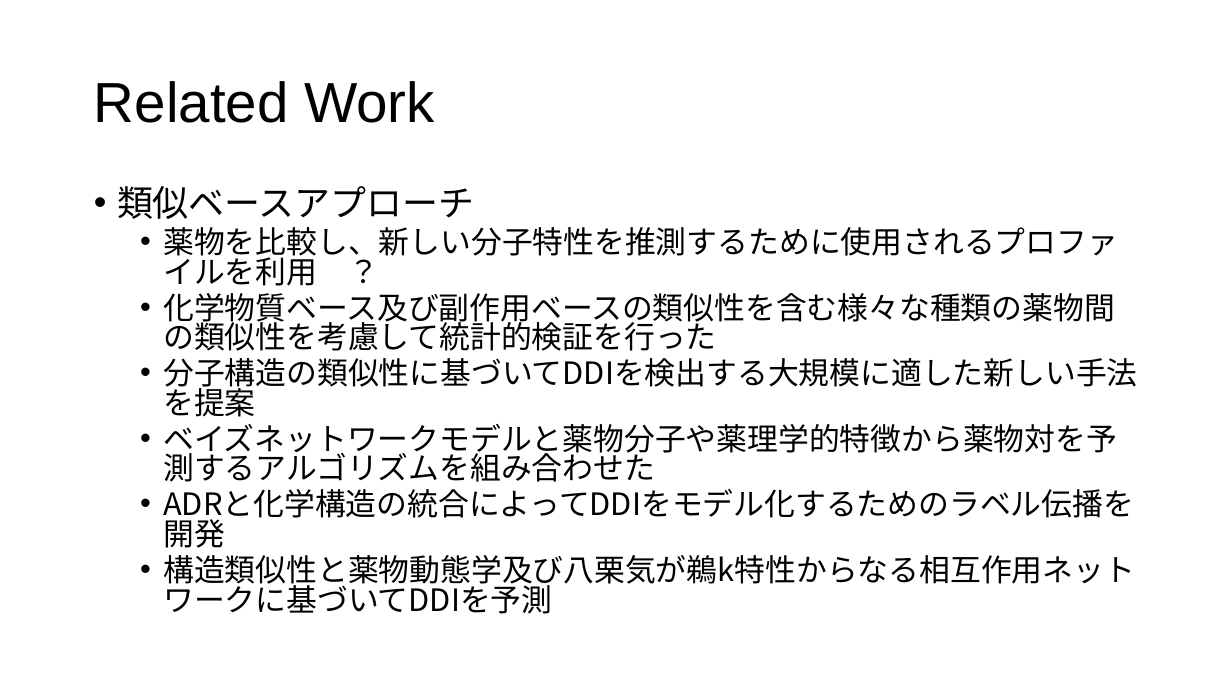
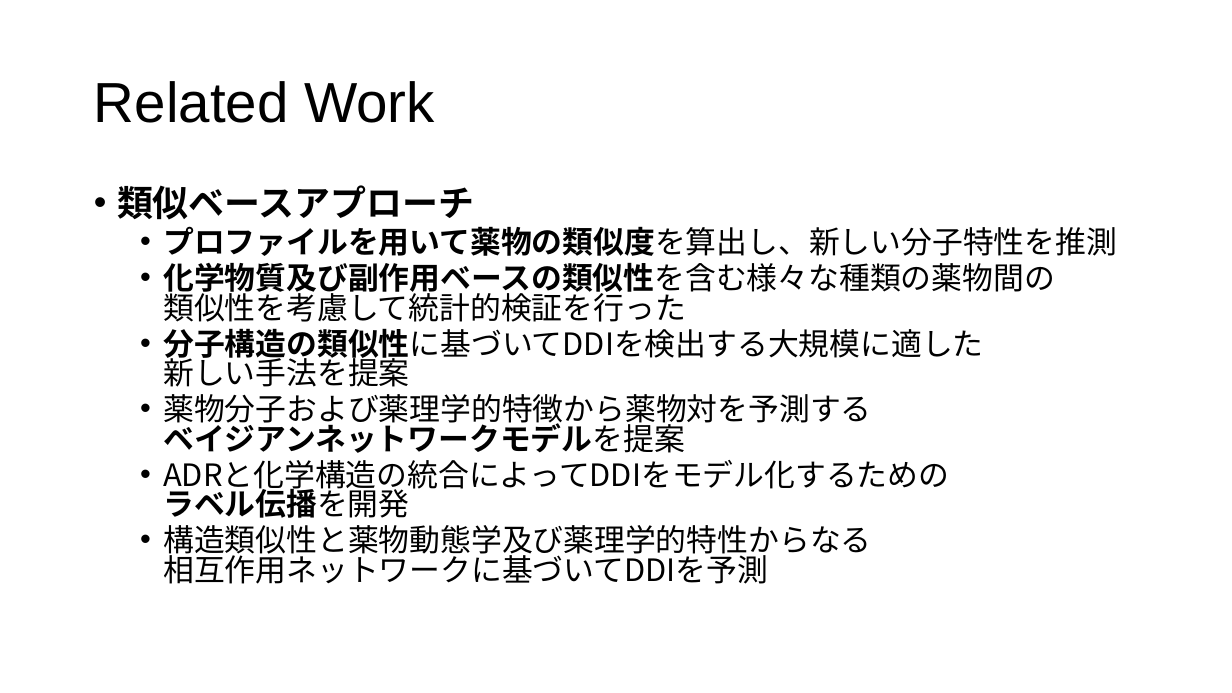
Before and after one commit to tsutarou10/variousFile, a slide deck: slide 15 of Predicting potential drug-drug interactions on topological and semantic similarity features using statistical learning.pptx (slide 10 before the commit). Drawn at 1232x693 pixels with LibreOffice and Linux fonts; fonts in the diff are those of the drawing. Boxes give left, top, right and bottom in pixels: in the first picture for what was removed or moved away, otherwise in the second. Text is boxed around its words. In the diff, an @@ line names an element or a change of style, - is before the commit and + after.

Commit message:
update a slide

```diff
--- a/Predicting potential drug-drug interactions on topological and semantic similarity features using statistical learning.pptx
+++ b/Predicting potential drug-drug interactions on topological and semantic similarity features using statistical learning.pptx
@@ text at <box>117,185,474,220</box>: bold on in "類似ベースアプローチ" @@
@@ text at <box>163,226,1117,584</box>: text changed @@
-  • 薬物を比較し、新しい分子特性を推測するために使用されるプロファイルを利用 ？
-  • 化学物質ベース及び副作用ベースの類似性を含む様々な種類の薬物間の類似性を考慮して統計的検証を行った
-  • 分子構造の類似性に基づいてDDIを検出する大規模に適した新しい手法を提案
-  • ベイズネットワークモデルと薬物分子や薬理学的特徴から薬物対を予測するアルゴリズムを組み合わせた
-  • ADRと化学構造の統合によってDDIをモデル化するためのラベル伝播を開発
-  • 構造類似性と薬物動態学及び八栗気が鵜k特性からなる相互作用ネットワークに基づいてDDIを予測
+  • プロファイルを用いて薬物の類似度を算出し、新しい分子特性を推測
+  • 化学物質及び副作用ベースの類似性を含む様々な種類の薬物間の
+    類似性を考慮して統計的検証を行った
+  • 分子構造の類似性に基づいてDDIを検出する大規模に適した
+    新しい手法を提案
+  • 薬物分子および薬理学的特徴から薬物対を予測する
+    ベイジアンネットワークモデルを提案
+  • ADRと化学構造の統合によってDDIをモデル化するための
+    ラベル伝播を開発
+  • 構造類似性と薬物動態学及び薬理学的特性からなる
+    相互作用ネットワークに基づいてDDIを予測
```
Also in this commit, not shown: 11 other slides changed, 5 slides added, 3 other files.
